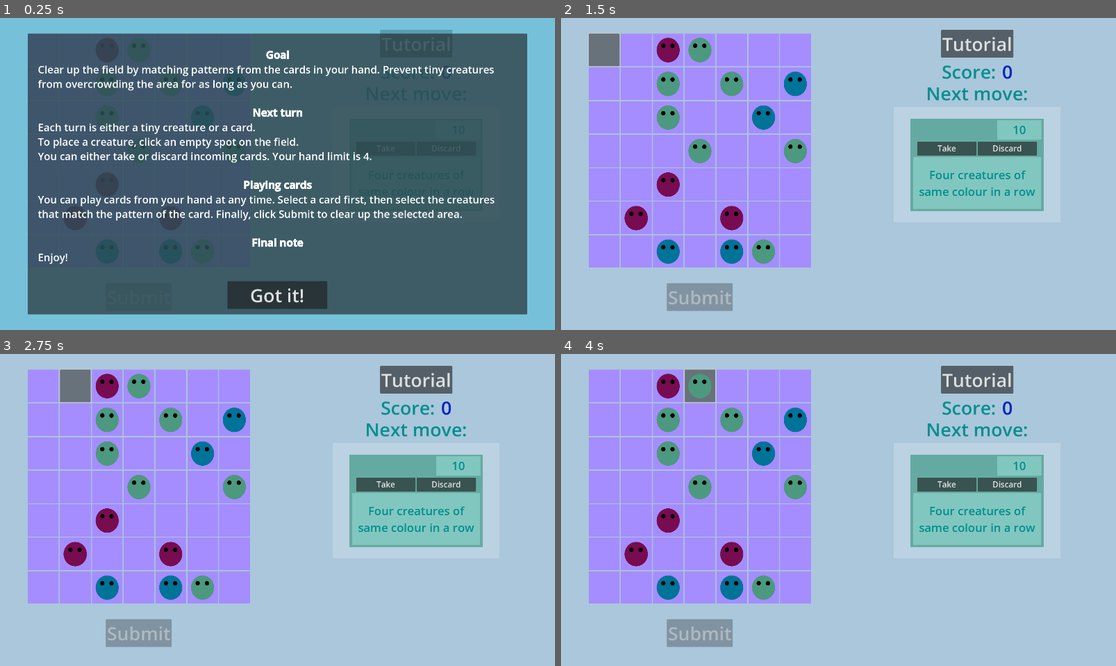
Above: before the commit, frames 1-4 (two rows, left to right).
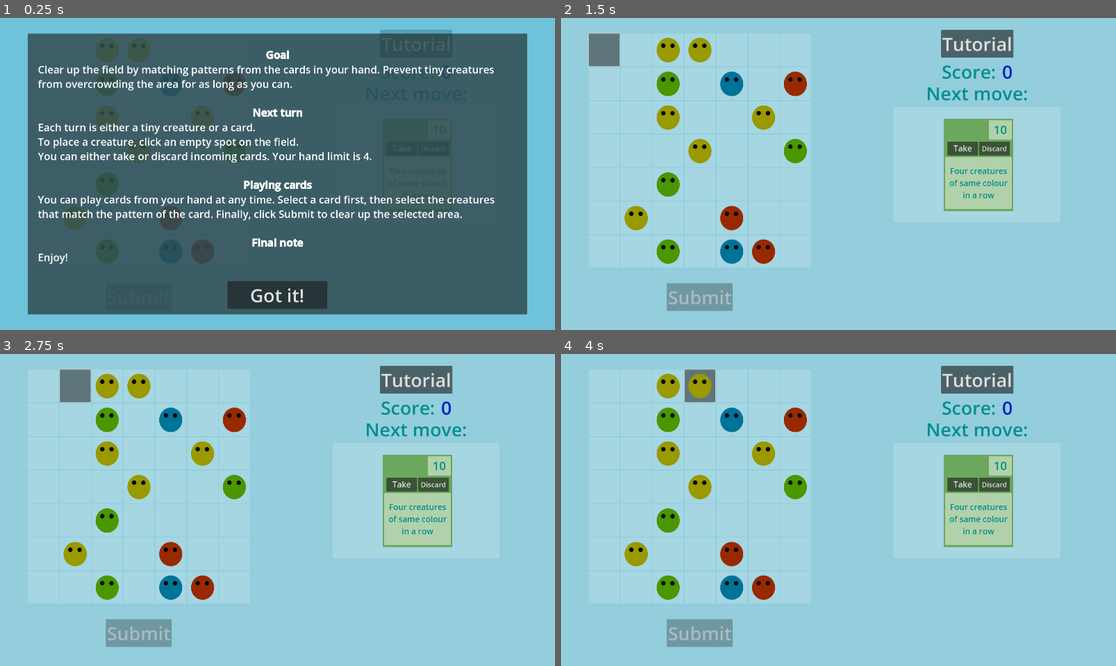
Above: after the commit, the same moments.

Repository: KaterynaKateryna/LudumDare56
Game: Godot game, scene res://scenes/game_screen.tscn
Two runs of this game, one before a commit and one after it. Both use one fixed random seed, a clock stepped at 60 frames per second and the inputs below.
Inputs (mouse positions are in pixels of both pictures, inside the frame that each line leads up to):
- Up to frame 1 (0.25 s): no input
- Up to frame 2 (1.5 s): click "Got it!" at 0.5 s; click (605, 49) at 1.25 s
- Up to frame 3 (2.75 s): click (77, 385) at 2.02 s
- Up to frame 4 (4 s): click (666, 385) at 2.77 s; click (699, 385) at 3.52 s

The runs differ from the first frame. In frame 2, 35% of the frame differs, in the area x 5-87%, y 4-80%; in frame 3, 35%; in frame 4, 35%.

Commit message:
fix layout and colours

Diff:
--- a/src/scenes/background.tscn
+++ b/src/scenes/background.tscn
@@ -11,4 +11,4 @@
 anchor_bottom = 1.0
 grow_horizontal = 2
 grow_vertical = 2
-color = Color(0.670588, 0.780392, 0.858824, 1)
+color = Color(0.578903, 0.808465, 0.865182, 1)
--- a/src/scenes/card.tscn
+++ b/src/scenes/card.tscn
@@ -16,7 +16,7 @@
 offset_bottom = 150.0
 grow_horizontal = 2
 grow_vertical = 2
-color = Color(0.398403, 0.667315, 0.635914, 1)
+color = Color(0.418794, 0.654521, 0.367118, 1)
 
 [node name="RuleArea" type="ColorRect" parent="CardBackground"]
 layout_mode = 1
@@ -30,7 +30,7 @@
 size_flags_horizontal = 3
 size_flags_vertical = 3
 mouse_filter = 1
-color = Color(0.509804, 0.780392, 0.74902, 1)
+color = Color(1, 1, 1, 0.47451)
 
 [node name="Label" type="Label" parent="CardBackground/RuleArea"]
 custom_minimum_size = Vector2(80, 60)
@@ -56,7 +56,7 @@
 anchor_bottom = 0.23
 grow_horizontal = 0
 mouse_filter = 1
-color = Color(0.509804, 0.780392, 0.74902, 1)
+color = Color(1, 1, 1, 0.47451)
 
 [node name="Label" type="Label" parent="CardBackground/ScoreArea"]
 layout_mode = 1
--- a/src/scenes/game_screen.gd
+++ b/src/scenes/game_screen.gd
@@ -29,7 +29,7 @@
 		cell.row = i / 7
 		cell.column = i % 7
 		var new_sb = StyleBoxFlat.new()
-		new_sb.bg_color = Color("a58dff")
+		new_sb.bg_color = Color("ffffff28")
 		cell.add_theme_stylebox_override("normal", new_sb)
 		#cell.custom_minimum_size = Vector2(cell_edge_size, cell_edge_size)
 		cell.size_flags_horizontal = Control.SIZE_EXPAND_FILL
@@ -88,13 +88,15 @@
 
 func _get_random_creature():
 	var colour
-	var rand_colour = rng.randi_range(0, 2)
+	var rand_colour = rng.randi_range(0, 3)
 	if rand_colour == 0:
-		colour = Color.MEDIUM_VIOLET_RED
+		colour = Color.ORANGE_RED
 	elif rand_colour == 1:
-		colour = Color.AQUAMARINE
+		colour = Color.DEEP_SKY_BLUE
 	elif rand_colour == 2:
-		colour = Color.DEEP_SKY_BLUE
+		colour = Color.LAWN_GREEN
+	elif rand_colour == 3:
+		colour = Color.YELLOW
 
 	var tiny_creature = tiny_creature_scene.instantiate()
 	tiny_creature.colour = colour
@@ -162,8 +164,12 @@
 		next_move_placeholder.add_child(next_move.creature)
 	elif next_move.move_type == Enums.MOVE_TYPE.CARD:
 		var current_hand_size = cards_container.get_child_count()
-		next_move.card.size = next_move_placeholder.size * 0.8
-		next_move.card.position = next_move_placeholder.size * 0.1
+
+		next_move.card.size.y = next_move_placeholder.size.y * 0.8
+		next_move.card.size.x = next_move_placeholder.size.y * 0.6
+		next_move.card.position.x = next_move_placeholder.size.x * 0.3
+		next_move.card.position.y = next_move_placeholder.size.y * 0.1
+
 		next_move_placeholder.add_child(next_move.card)
 		if current_hand_size >= hand_limit:
 			next_move.card.take_button.disabled = true
@@ -398,5 +404,9 @@
 	elif next_move.move_type == Enums.MOVE_TYPE.CARD:
 		var current_hand_size = cards_container.get_child_count()
 		# todo add proper setter
-		next_move.card.card_bgr.size = next_move_placeholder.size * 0.8
-		next_move.card.position = next_move_placeholder.size * 0.1
+		#next_move.card.card_bgr.size = next_move_placeholder.size * 0.8
+
+		next_move.card.card_bgr.size.y = next_move_placeholder.size.y * 0.8
+		next_move.card.card_bgr.size.x = next_move_placeholder.size.y * 0.6
+		next_move.card.position.x = next_move_placeholder.size.x * 0.3
+		next_move.card.position.y = next_move_placeholder.size.y * 0.1
--- a/src/scenes/game_screen.tscn
+++ b/src/scenes/game_screen.tscn
@@ -95,7 +95,7 @@
 custom_minimum_size = Vector2(400, 400)
 layout_mode = 2
 size_flags_vertical = 3
-color = Color(1, 1, 1, 0.192157)
+color = Color(1, 1, 1, 0.156863)
 
 [node name="CardsContainer" type="HBoxContainer" parent="CanvasLayer"]
 anchors_preset = -1
